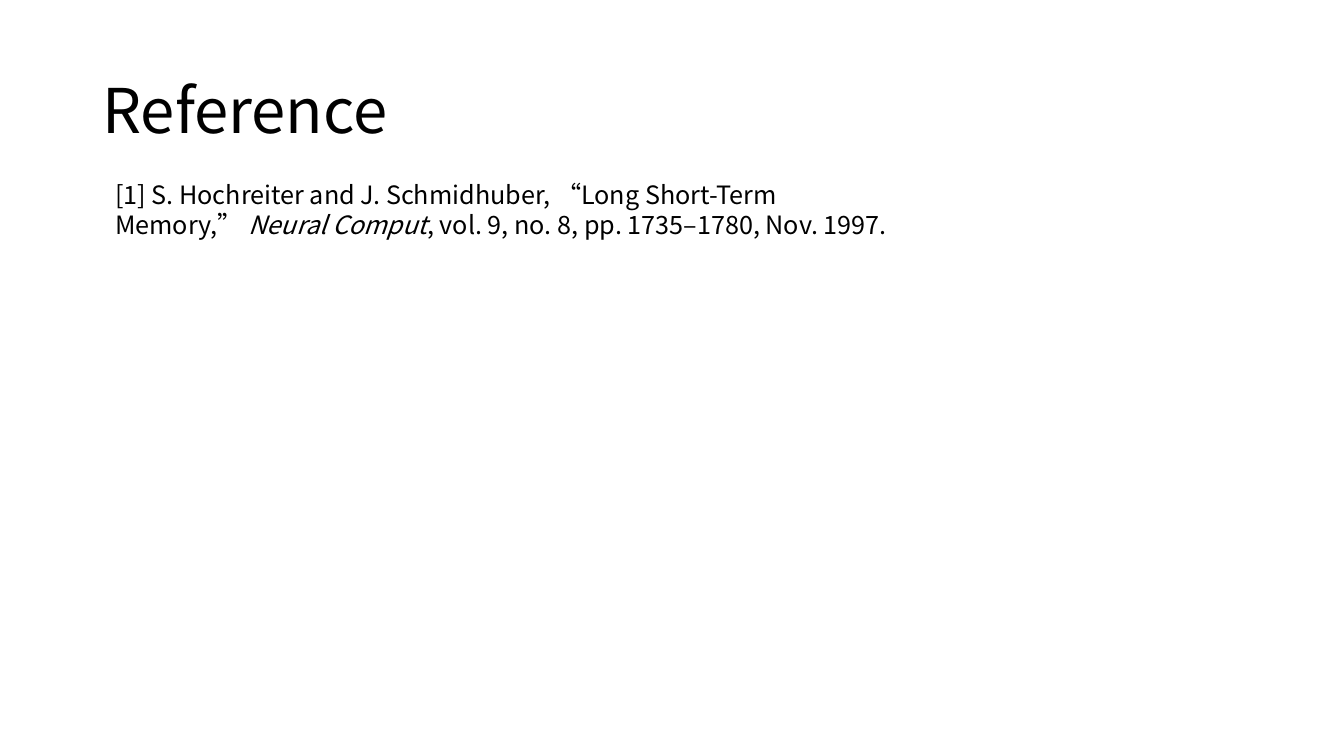
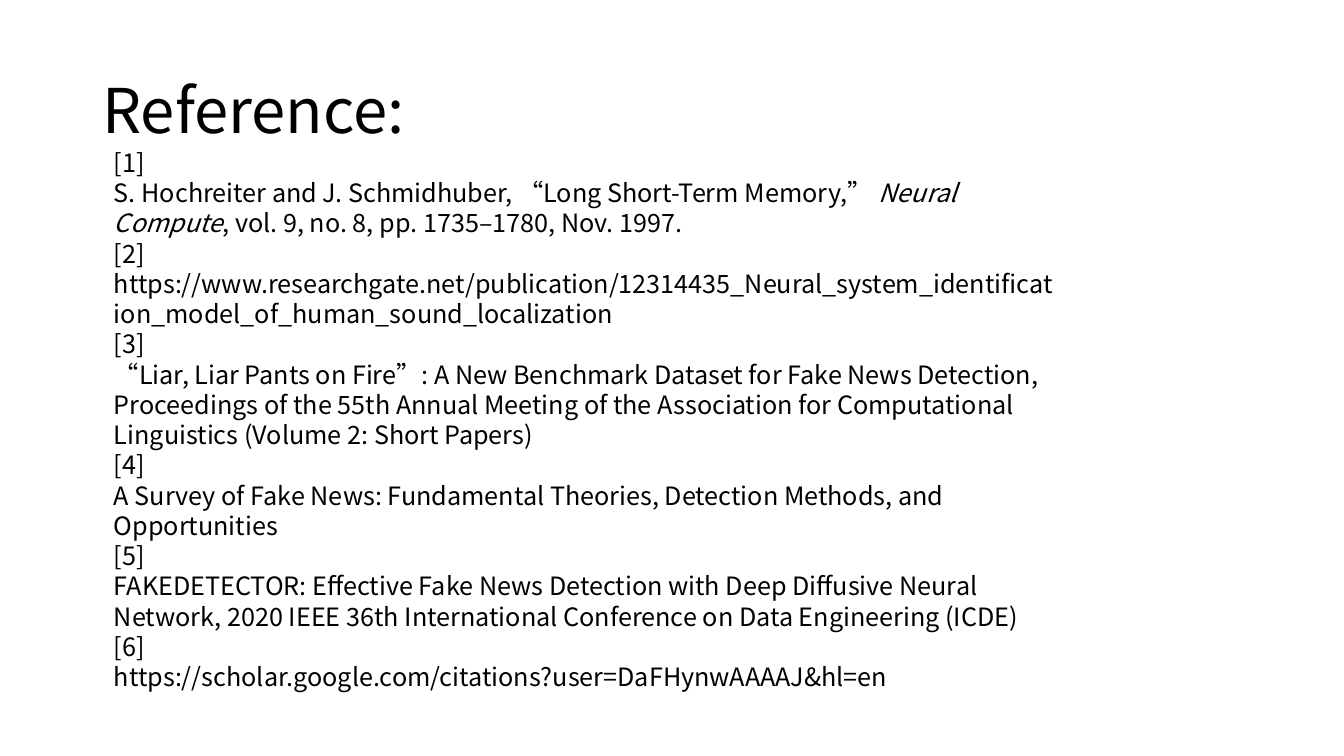
Before and after one commit to SpringFoggy23/FYP, a slide deck: slide 35 of Fake news detection.pptx (slide 21 before the commit). Drawn at 1344x756 pixels with LibreOffice and Linux fonts; fonts in the diff are those of the drawing. Boxes give left, top, right and bottom in pixels: in the first picture for what was removed or moved away, otherwise in the second. Text is boxed around its words. In the diff, an @@ line names an element or a change of style, - is before the commit and + after.

```diff
--- a/Fake news detection.pptx
+++ b/Fake news detection.pptx
@@ title at bbox=[102, 83, 404, 134]: text changed @@
-Reference
+Reference:
@@ text at bbox=[114, 152, 1053, 692]: text changed @@
-[1] S. Hochreiter and J. Schmidhuber, “Long Short-Term Memory,” Neural Comput, vol. 9, no. 8, pp. 1735–1780, Nov. 1997.
+[1]
+S. Hochreiter and J. Schmidhuber, “Long Short-Term Memory,” Neural Compute, vol. 9, no. 8, pp. 1735–1780, Nov. 1997.
+[2] https://www.researchgate.net/publication/12314435_Neural_system_identification_model_of_human_sound_localization
+[3]
+“Liar, Liar Pants on Fire”: A New Benchmark Dataset for Fake News Detection, Proceedings of the 55th Annual Meeting of the Association for Computational Linguistics (Volume 2: Short Papers)
+[4]
+A Survey of Fake News: Fundamental Theories, Detection Methods, and Opportunities
+[5]
+FAKEDETECTOR: Effective Fake News Detection with Deep Diffusive Neural Network, 2020 IEEE 36th International Conference on Data Engineering (ICDE)
+[6]
+https://scholar.google.com/citations?user=DaFHynwAAAAJ&hl=en
```
Also in this commit, not shown: 7 other slides changed, 25 slides added, 11 slides removed, 23 other files.
